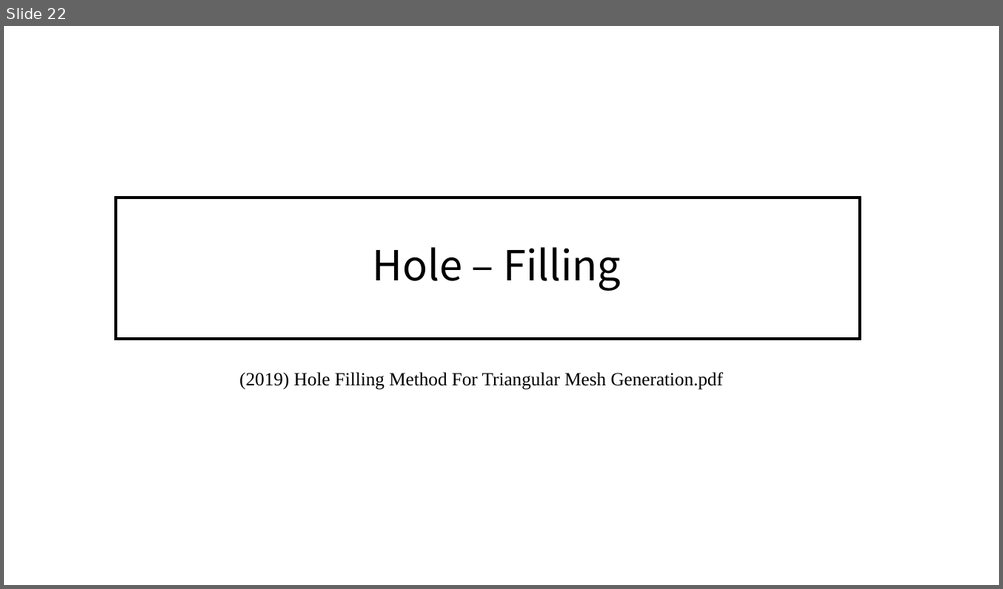
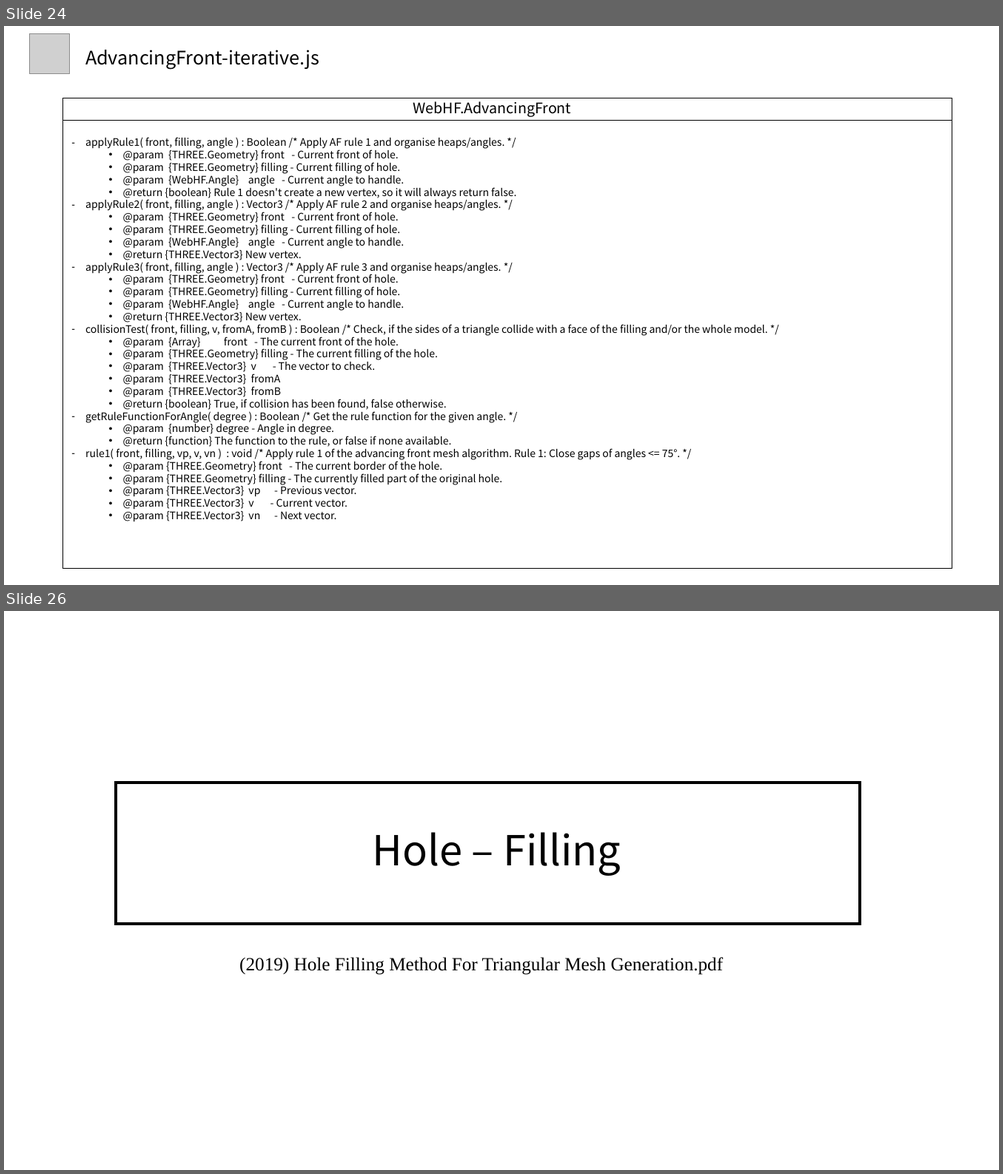
Before and after one commit to alexchun78/threeJS-holeFilling, a slide deck: (코드분석) WebGL Hole Filling.pptx. Shown one above the other, each under a label of ours: slide 22 before the commit, slides 24 and 26 after it; the slides between them are not shown. The pictures are 1003x589 and 1003x1174 pixels, drawn with LibreOffice and Linux fonts; fonts in the diff are those of the drawing; grey boxes stand for pictures. Boxes give left, top, right and bottom in pixels: in the first picture for what was removed or moved away, otherwise in the second. Text is boxed around its words. In the diff, an @@ line names an element or a change of style, - is before the commit and + after.

```diff
--- a/(코드분석) WebGL Hole Filling.pptx
+++ b/(코드분석) WebGL Hole Filling.pptx
@@ slide 24 added at [4,26,999,585], background #FFFFFF @@
@@ picture added at [29,33,70,74] @@
@@ text added at [85,50,319,69], 18 pt, text #000000 @@
+AdvancingFront-iterative.js
@@ rectangle added at [63,99,951,569], outline #000000 0.5 pt @@
@@ text added at [413,98,572,117], 14 pt, text #000000 @@
+WebHF.AdvancingFront
@@ line added from (63, 121) to (951, 121), #000000 0.5 pt @@
@@ text added at [85,137,768,523], 10 pt, text #000000 @@
+– applyRule1( front, filling, angle ) : Boolean /* Apply AF rule 1 and organise heaps/angles. */
+  • @param {THREE.Geometry} front - Current front of hole.
+  • @param {THREE.Geometry} filling - Current filling of hole.
+  • @param {WebHF.Angle} angle - Current angle to handle.
+  • @return {boolean} Rule 1 doesn't create a new vertex, so it will always return false.
+– applyRule2( front, filling, angle ) : Vector3 /* Apply AF rule 2 and organise heaps/angles. */
+  • @param {THREE.Geometry} front - Current front of hole.
+  • @param {THREE.Geometry} filling - Current filling of hole.
+  • @param {WebHF.Angle} angle - Current angle to handle.
+  • @return {THREE.Vector3} New vertex.
+– applyRule3( front, filling, angle ) : Vector3 /* Apply AF rule 3 and organise heaps/angles. */
+  • @param {THREE.Geometry} front - Current front of hole.
+  • @param {THREE.Geometry} filling - Current filling of hole.
+  • @param {WebHF.Angle} angle - Current angle to handle.
+  • @return {THREE.Vector3} New vertex.
+– collisionTest( front, filling, v, fromA, fromB ) : Boolean /* Check, if the sides of a triangle collide with a face of the filling and/or the whole model. */
+  • @param {Array} front - The current front of the hole.
+  • @param {THREE.Geometry} filling - The current filling of the hole.
+  • @param {THREE.Vector3} v - The vector to check.
+  • @param {THREE.Vector3} fromA
+  • @param {THREE.Vector3} fromB
+  • @return {boolean} True, if collision has been found, false otherwise.
+– getRuleFunctionForAngle( degree ) : Boolean /* Get the rule function for the given angle. */
+  • @param {number} degree - Angle in degree.
+  • @return {function} The function to the rule, or false if none available.
+– rule1( front, filling, vp, v, vn ) : void /* Apply rule 1 of the advancing front mesh algorithm. Rule 1: Close gaps of angles <= 75°. */
+  • @param {THREE.Geometry} front - The current border of the hole.
+  • @param {THREE.Geometry} filling - The currently filled part of the original hole.
+  • @param {THREE.Vector3} vp - Previous vector.
+  • @param {THREE.Vector3} v - Current vector.
+  • @param {THREE.Vector3} vn - Next vector.
@@ what was slide 22 is now slide 26 @@
```
Also in this commit, not shown: 3 other slides added.
